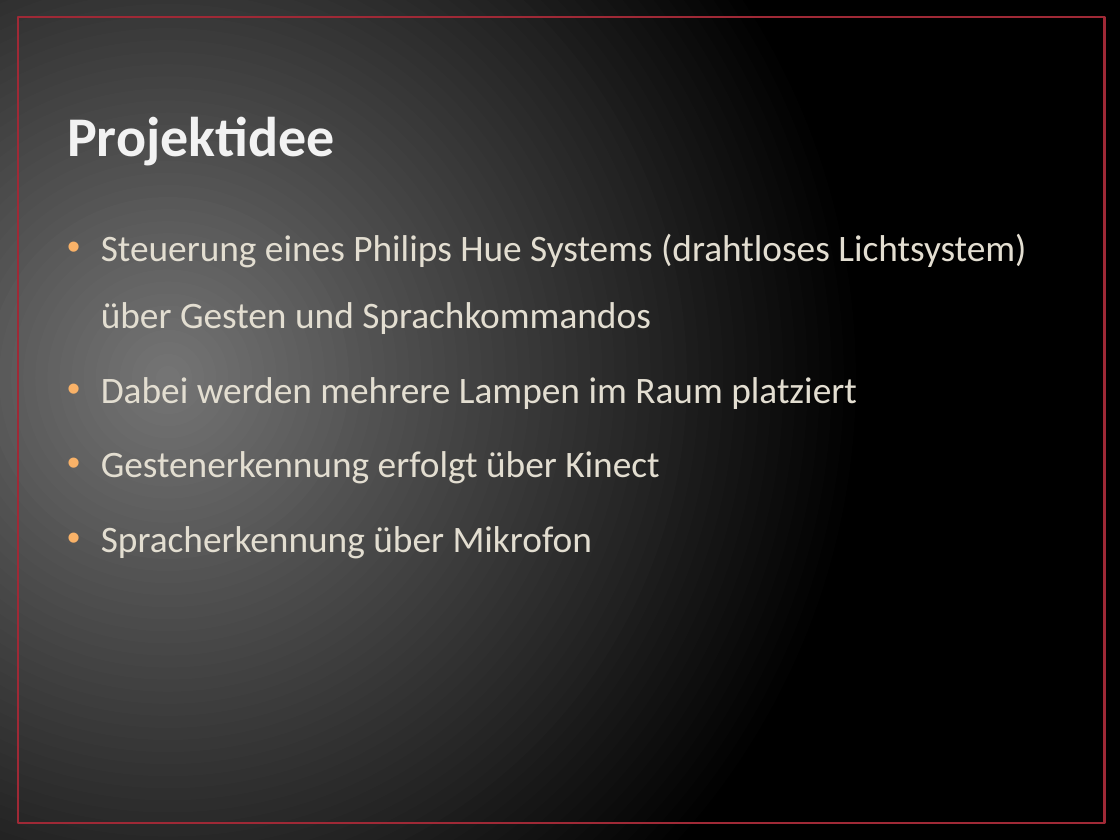
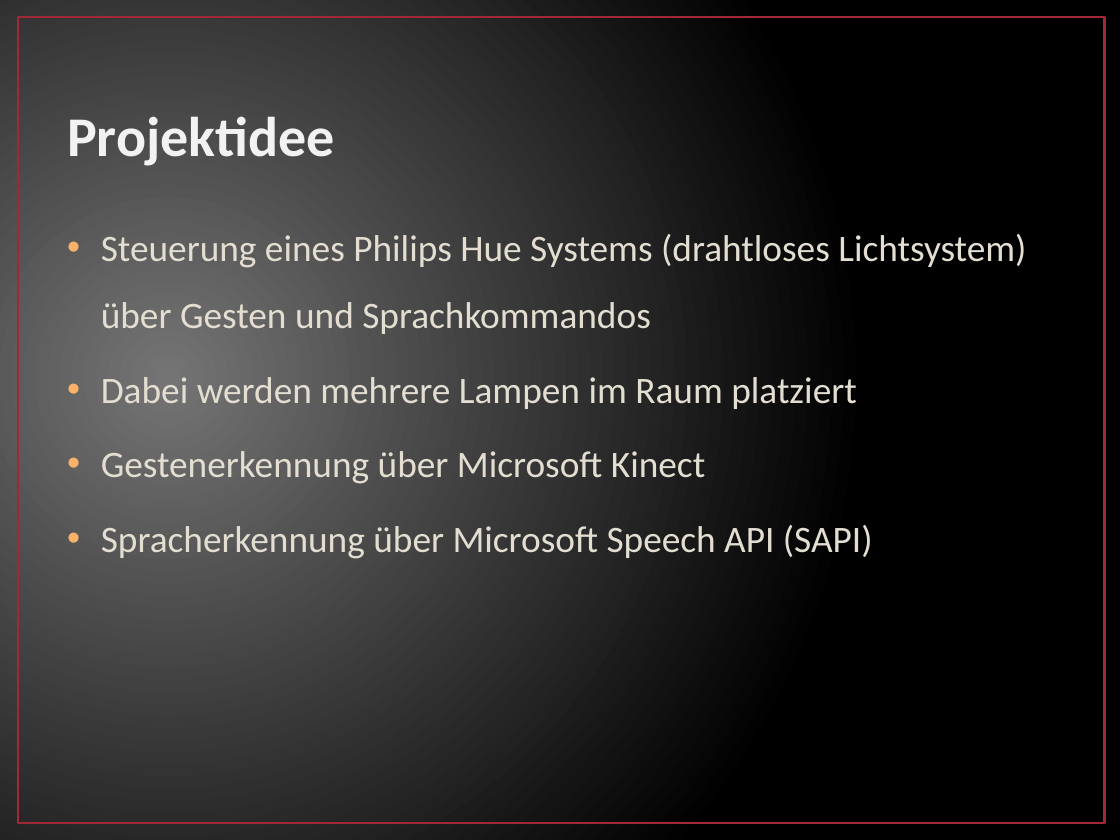
Before and after one commit to fgrebe/GestureContolForHue, a slide deck: slide 2 of doc/MUS2_GestureSpeechHue_Grebe_Winkler.pptx. Drawn at 1120x840 pixels with LibreOffice and Linux fonts; fonts in the diff are those of the drawing. Boxes give left, top, right and bottom in pixels: in the first picture for what was removed or moved away, otherwise in the second. Text is boxed around its words. In the diff, an @@ line names an element or a change of style, - is before the commit and + after.

```diff
--- a/doc/MUS2_GestureSpeechHue_Grebe_Winkler.pptx
+++ b/doc/MUS2_GestureSpeechHue_Grebe_Winkler.pptx
@@ text at bbox=[101, 451, 873, 559]: text changed @@
-• Gestenerkennung erfolgt über Kinect
-• Spracherkennung über Mikrofon
+• Gestenerkennung über Microsoft Kinect
+• Spracherkennung über Microsoft Speech API (SAPI)
```
Also in this commit, not shown: 6 other slides changed.
